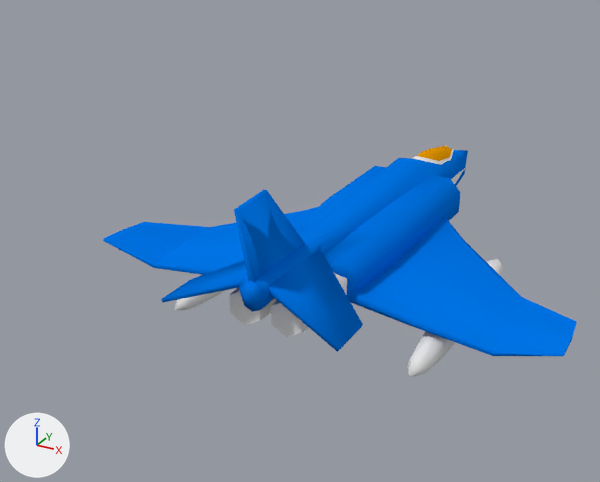
Before and after pictures for a commit that changed the Blender file Project/Asset/Models/Player/douglasX.blend.
Both versions are drawn from a 50 mm lens placed at (8.37, -17.25, 8.68), pointed at (-2.31, 2.18, -1.04). Every picture has the same lights, and +X, +Y and +Z are marked at lower left.

Script lines for the objects in view, before the commit:
```python
ob_cube = bpy.data.objects.new('Cube', me_cube)
ob_cube.parent = ob_cube_001
ob_cube.location = (1.088, -0.0237, -0.278)
ob_cube.rotation_euler = (0.0637, 0.0872, 0.0485)  # degrees (3.6, 5, 2.8)
ob_cube.scale = (1.08, 1.52, 1.63)
ob_cube_001 = bpy.data.objects.new('Cube.001', me_cube_001)
ob_cube_001.location = (0.0, 0.0, 0.0)
ob_cube_001.scale = (1.0, 3.2, 0.7)
ob_cube_002 = bpy.data.objects.new('Cube.002', me_cube_002)
ob_cube_002.parent = ob_cube_001
ob_cube_002.location = (0.0, -2.931, 0.803)
ob_cube_002.rotation_euler = (0.05, 0.0, 0.0)  # degrees (2.9, 0, 0)
ob_cube_002.scale = (1.82, 1.13, 1.0)
# also in view: 'Cube.003' at (0.0, -3.05, 0.44); 'Cylinder' at (0.0, -2.51, -0.06); 'Cylinder.007' at (0.0, 0.53, -1.13)
```
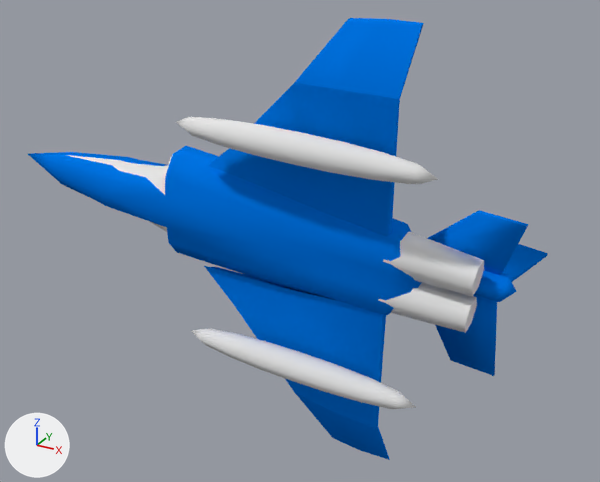
What differs and where, as boxes (x1, y1, x2, y2) in the pictures (600 x 482 px):
'Cube', turned
    before: (103, 207, 577, 356)
    after: (204, 18, 423, 460)
'Cube.001', turned
    before: (238, 146, 468, 312)
    after: (28, 146, 517, 315)
'Cylinder.007', turned
    before: (174, 259, 503, 376)
    after: (176, 117, 438, 409)
'Cube.003', turned
    before: (161, 249, 363, 352)
    after: (428, 210, 528, 376)
'Cylinder', turned
    before: (230, 272, 347, 337)
    after: (378, 232, 484, 333)
'Cube.002', turned
    before: (234, 190, 305, 283)
    after: (503, 244, 548, 282)

Diff of the bpy script that builds the scene:
```diff
--- a/Project/Asset/Models/Player/douglasX.blend.py
+++ b/Project/Asset/Models/Player/douglasX.blend.py
@@ ob_cube_001 @@
 ob_cube_001.location = (0.0, 0.0, 0.0)
+ob_cube_001.rotation_euler = (0.764, 1.409, 2.349)  # degrees (44, 81, 135)
 ob_cube_001.scale = (1.0, 3.2, 0.7)
@@ ob_cube @@
 ob_cube.location = (1.088, -0.0237, -0.278)
-ob_cube.rotation_euler = (0.0637, 0.0872, 0.0485)  # degrees (3.6, 5, 2.8)
+ob_cube.rotation_euler = (0.065, 0.114, -6.294)  # degrees (3.7, 6.5, -361)
 ob_cube.scale = (1.08, 1.52, 1.63)
```
